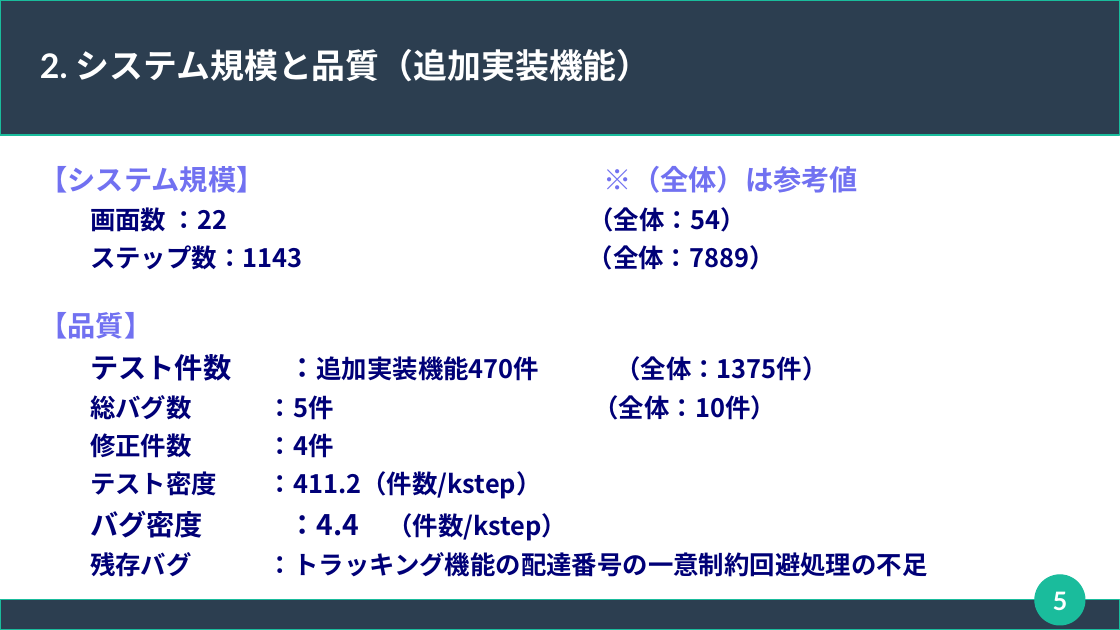
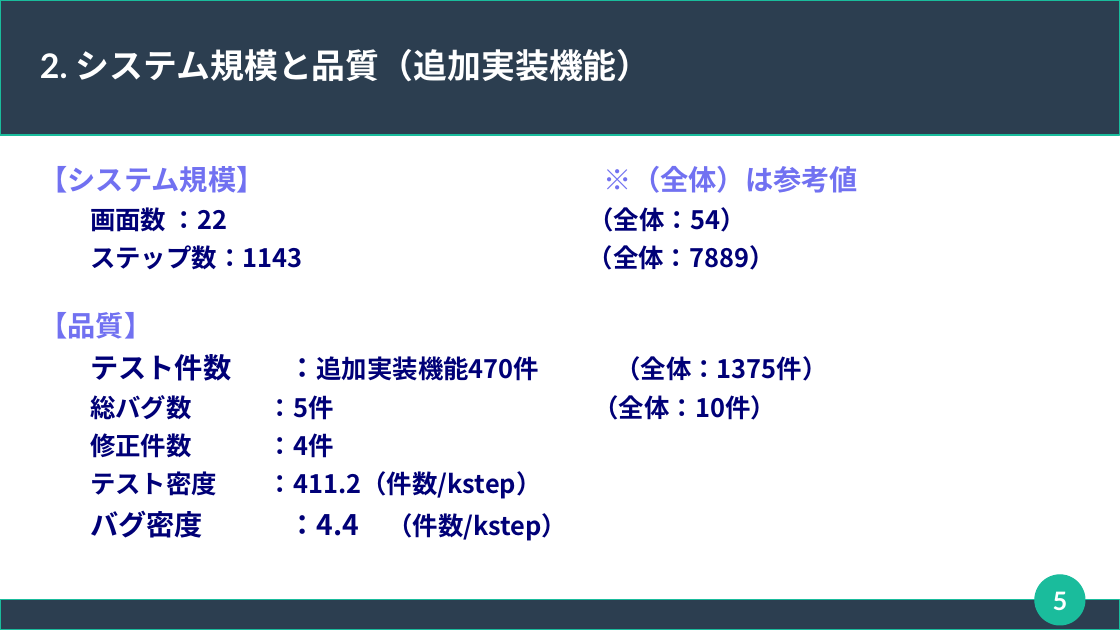
Before and after one commit to connk95/Shared-Shop, a slide deck: slide 5 of TeamUzawa_Sharing_ProjectFile/発表用スライド_チーム鵜澤.odp. Drawn at 1120x630 pixels with LibreOffice and Linux fonts; fonts in the diff are those of the drawing. Boxes give left, top, right and bottom in pixels: in the first picture for what was removed or moved away, otherwise in the second. Text is boxed around its words. In the diff, an @@ line names an element or a change of style, - is before the commit and + after.

Commit message:
バグつぶし

```diff
--- a/TeamUzawa_Sharing_ProjectFile/発表用スライド_チーム鵜澤.odp
+++ b/TeamUzawa_Sharing_ProjectFile/発表用スライド_チーム鵜澤.odp
@@ text at bbox=[90, 552, 928, 577]: paragraph removed @@
-残存バグ ：トラッキング機能の配達番号の一意制約回避処理の不足
```
Also in this commit, not shown: 1 other slide changed, 1 slide added, 4 other files.
